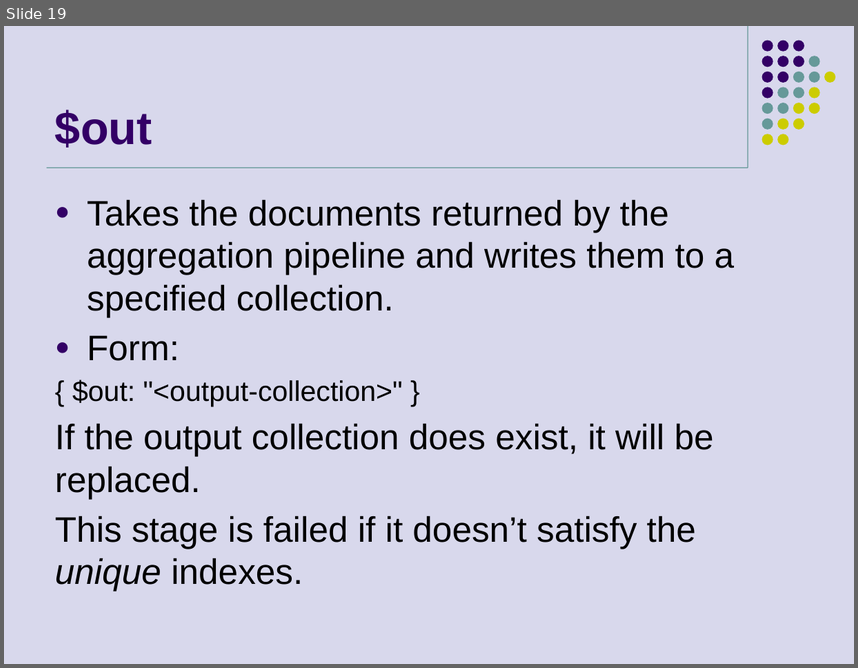
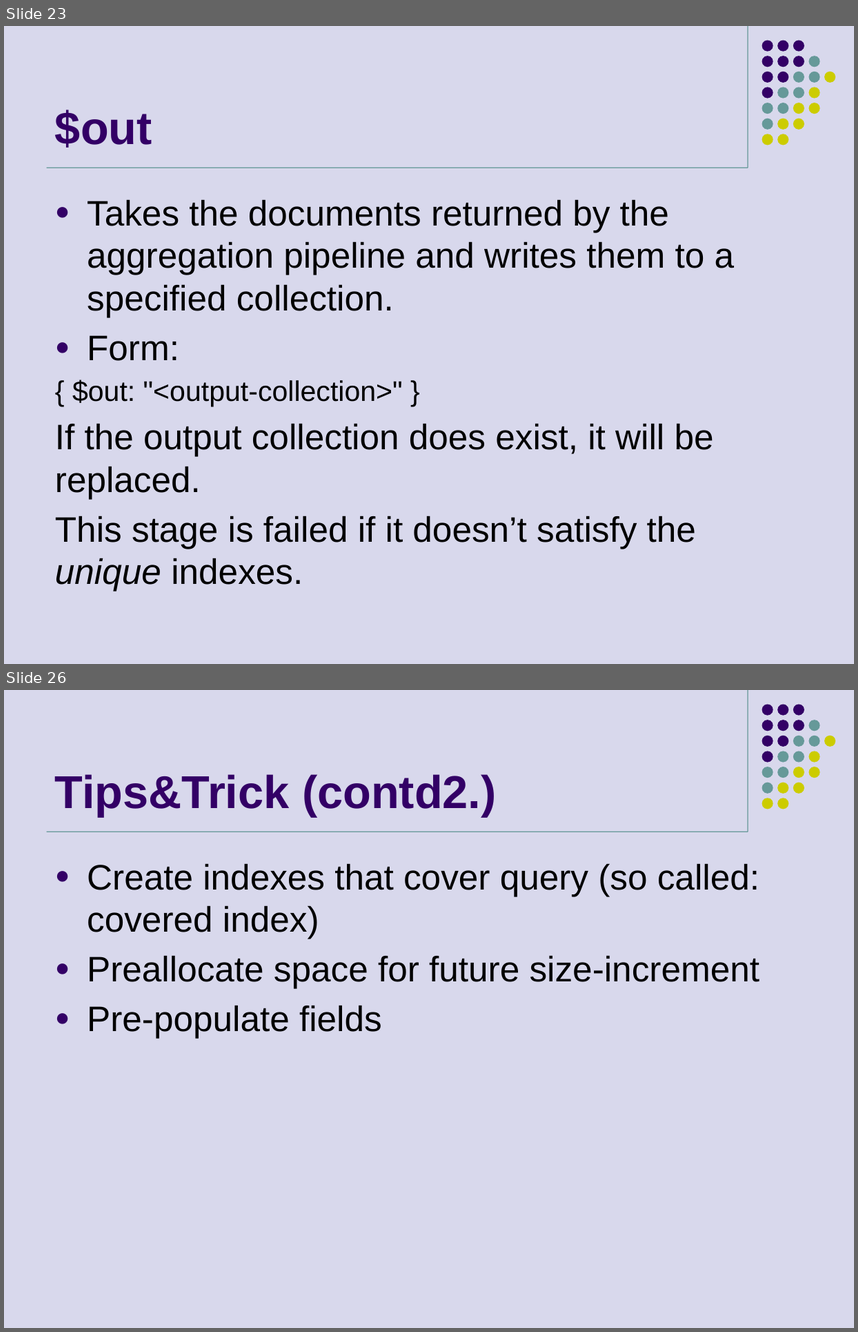
Before and after one commit to khuongdv/mongodb-dba-study, a slide deck: MongoDB Aggregation Framework.pptx. Shown one above the other, each under a label of ours: slide 19 before the commit, slides 23 and 26 after it; the slides between them are not shown. The pictures are 858x668 and 858x1332 pixels, drawn with LibreOffice and Linux fonts; fonts in the diff are those of the drawing. Boxes give left, top, right and bottom in pixels: in the first picture for what was removed or moved away, otherwise in the second. Text is boxed around its words. In the diff, an @@ line names an element or a change of style, - is before the commit and + after.

```diff
--- a/MongoDB Aggregation Framework.pptx
+++ b/MongoDB Aggregation Framework.pptx
@@ slide 26 added at <box>4,690,854,1328</box>, background #D8D8EC; not listed: 33 template elements that a slide beside it also shows @@
@@ title added at <box>55,774,497,816</box>, 39 pt, text #330066, bold @@
+Tips&Trick (contd2.)
@@ text added at <box>87,863,760,1038</box>, 30 pt, text #000000 @@
+● Create indexes that cover query (so called: covered index)
+● Preallocate space for future size-increment
+● Pre-populate fields
@@ what was slide 19 is now slide 23 @@
```
Also in this commit, not shown: 1 slide changed, 6 other slides added, 5 slides removed.
